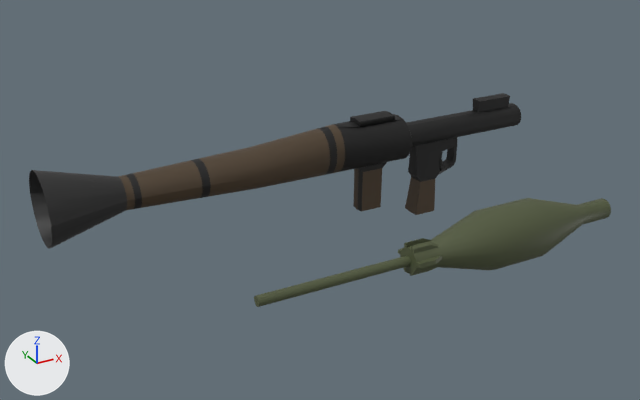
One commit to the FBX model Assets/Prefab/FG Prefab/Warhead.fbx: the scene before it, then after it.
The view is the same before and after, from a camera (50 mm lens) standing at (-0.1373, -0.2285, 0.1761) and looking at (-0.0352, -0.0428, 0.0833). Arrows for +X, +Y and +Z are at lower left; the lights stay in place. Where no turn or scale is listed for an object, it has been applied to the vertices.

In view in the first picture: 'Rocket_launder', 'Warhead'.
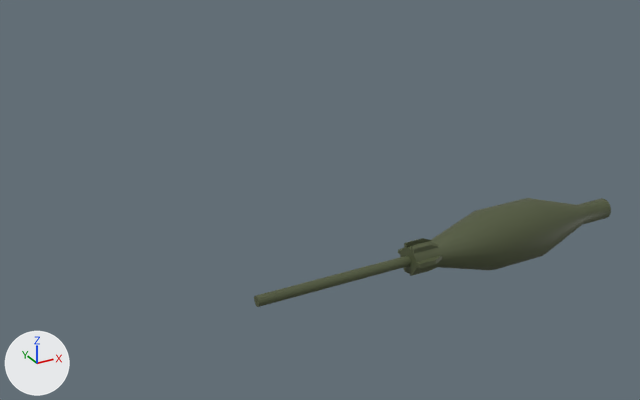
Commit message: Solo warhead

Changed parts and their boxes [x1, y1, x2, y2] in the pictures (640 x 400 px):
'Rocket_launder', deleted
    before: [29, 93, 521, 248]
    faces in mat_wood_color (brown #4c3c29): [118, 124, 435, 215]
    faces in mat_metal_holder (black #0d0d0d): [126, 93, 521, 211]
    faces in mat_backblast_color (black #262626): [29, 170, 127, 248]

Diff of the bpy script that builds the scene:
```diff
--- a/Assets/Prefab/FG Prefab/Warhead.fbx.py
+++ b/Assets/Prefab/FG Prefab/Warhead.fbx.py
@@ ob_rocket_launder @@
-ob_rocket_launder = bpy.data.objects.new('Rocket_launder', me_mesh)
-ob_rocket_launder.location = (-0.0052, -0.0185, 0.0864)
```
